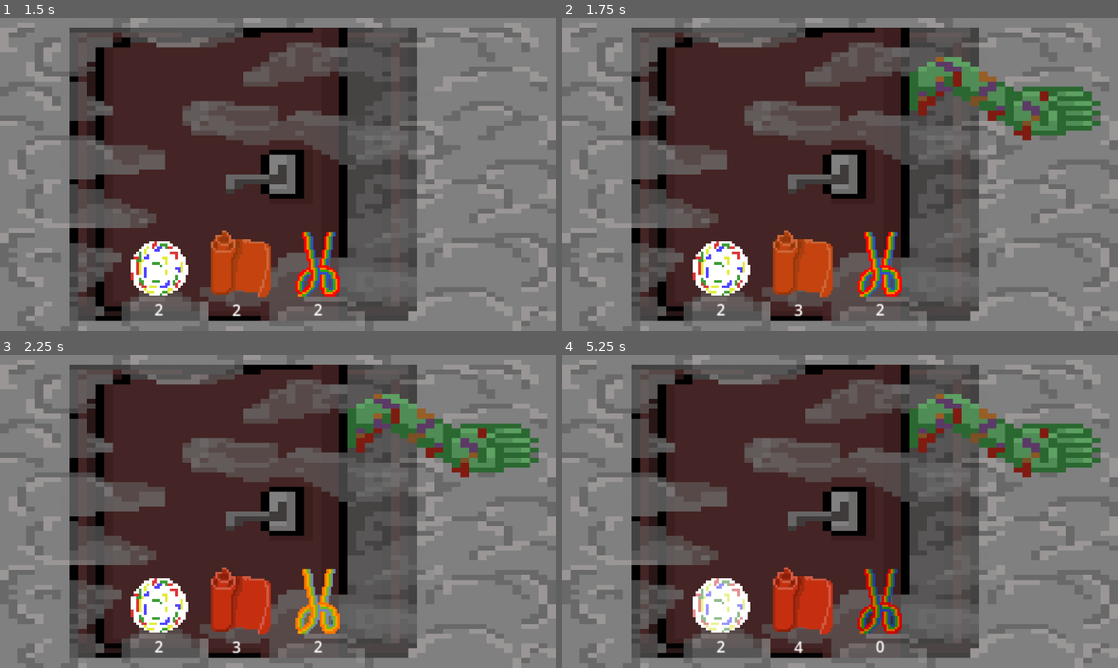
Above: before the commit, frames 1-4 (two rows, left to right).
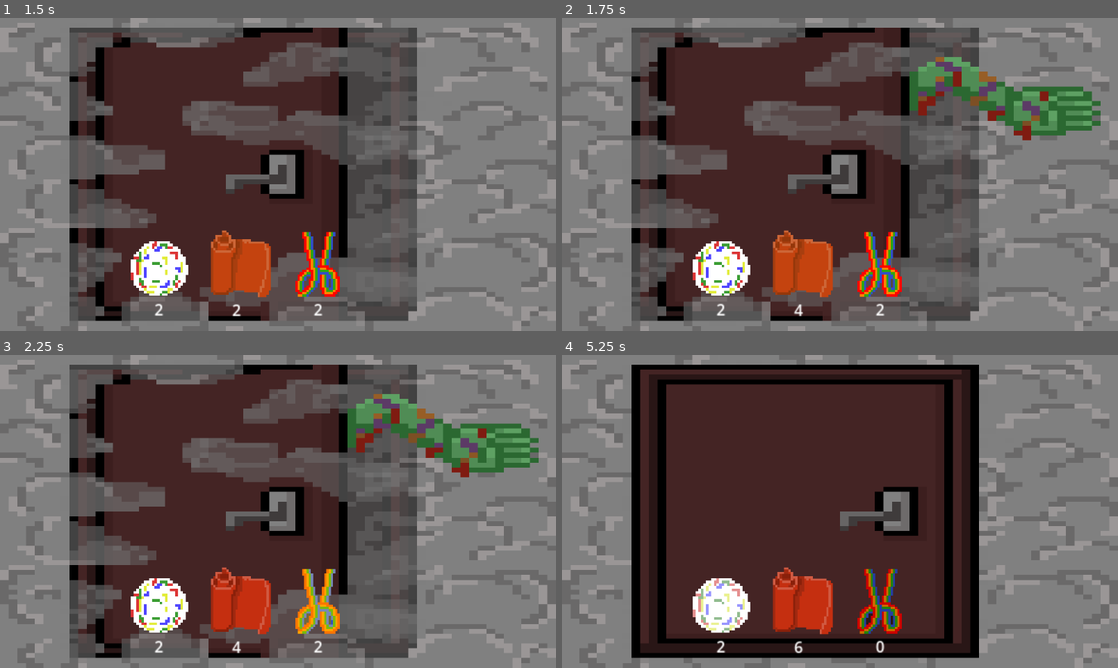
Above: after the commit, the same moments.

Repository: DepressoExpressoBoi/godot-wild-jam-masks
Game: Godot game, scene res://scenes/RockPaperScissors.tscn
Same seed, same stepped clock (60 frames per second), same inputs: the game is played once before the commit and once after it.
Inputs (mouse positions are in pixels of both pictures, inside the frame that each line leads up to):
- Up to frame 1 (1.5 s): click (155, 268) at 0.5 s; click (244, 262) at 1.25 s
- Up to frame 2 (1.75 s): no input
- Up to frame 3 (2.25 s): click (322, 599) at 2 s
- Up to frame 4 (5.25 s): click (717, 605) at 2.75 s; click (806, 599) at 3.5 s; click (884, 599) at 4.25 s; click (717, 605) at 5 s

Frame 1 is identical in both runs. In frame 2, less than 0.1% of the frame differs, in the area x 41-44%, y 91-96%; in frame 3, less than 0.1%; in frame 4, 35%, in the area x 12-97%, y 3-97%.

Commit message:
try again works correctly now

Diff:
--- a/scripts/RPSCode/Doors.gd
+++ b/scripts/RPSCode/Doors.gd
@@ -1,13 +1,7 @@
 extends Panel
 
 func _ready():
-	$Closed.visible = true
-	await get_tree().create_timer(1).timeout
-	$Closed.visible = false
-	$Open.visible = true
-	await get_tree().create_timer(1).timeout
-	$Open.visible = false
-	$"3Hands".visible = true
+	retry()
 
 func closeDoor():
 	$"3Hands".visible = false
@@ -22,3 +16,20 @@
 		$Paper.visible = true
 	if PlayRps.compChoice == 2:
 		$Scissors2.visible = true
+
+func retry():
+	$Closed.visible = true
+	await get_tree().create_timer(1).timeout
+	$Closed.visible = false
+	$Open.visible = true
+	await get_tree().create_timer(1).timeout
+	$Open.visible = false
+	$"3Hands".visible = true
+
+func compChoiceDoorClose():
+	if PlayRps.compChoice == 0:
+		$Rock.visible = false
+	if PlayRps.compChoice == 1:
+		$Paper.visible = false
+	if PlayRps.compChoice == 2:
+		$Scissors2.visible = false
--- a/scripts/RPSCode/PlayRPS.gd
+++ b/scripts/RPSCode/PlayRPS.gd
@@ -7,32 +7,37 @@
 	compChoice = randi_range(0, 2)
 	print(compChoice)
 
-
 func play():
 	if hands == 0 and compChoice == 0:
-		tryAgain()
+		return "tie"
 	elif hands == 0 and compChoice == 1:
 		lost()
 		JawBreakerCounter.JBCounter -= 1
+		return "lost"
 	elif hands == 0 and compChoice == 2:
 		won()
 		JawBreakerCounter.JBCounter += 1
+		return "won"
 	elif hands == 1 and compChoice == 0:
 		won()
 		FruitRollUpCounter.FRUCount += 1
+		return "won"
 	elif hands == 1 and compChoice == 1:
-		tryAgain()
+		return "tie"
 	elif hands == 1 and compChoice == 2:
 		lost()
 		FruitRollUpCounter.FRUCount -= 1
+		return "lost"
 	elif hands == 2 and compChoice == 0:
 		lost()
 		ScissorsCounter.SCounter -= 1
+		return "lost"
 	elif hands == 2 and compChoice == 1:
 		won()
 		ScissorsCounter.SCounter += 1
+		return "won"
 	elif hands == 2 and compChoice == 2:
-		tryAgain()
+		return "tie"
 
 func tryAgain():
 	print("Try Again")
--- a/scripts/RPSCode/fruit_roll_up_count.gd
+++ b/scripts/RPSCode/fruit_roll_up_count.gd
@@ -14,4 +14,10 @@
 	PlayRps.hands = 1
 	await doors_node.closeDoor()
 	doors_node.compChoiceDoor()
-	PlayRps.play()
+	var result = PlayRps.play()
+
+	if result == "tie":
+		await get_tree().create_timer(2).timeout
+		await doors_node.compChoiceDoorClose()
+		PlayRps.tryAgain()
+		await doors_node.retry()
--- a/scripts/RPSCode/jaw_breaker_count.gd
+++ b/scripts/RPSCode/jaw_breaker_count.gd
@@ -15,4 +15,11 @@
 	PlayRps.hands = 0
 	await doors_node.closeDoor()
 	doors_node.compChoiceDoor()
-	PlayRps.play()
+	await PlayRps.play()
+	var result = PlayRps.play()
+
+	if result == "tie":
+		await get_tree().create_timer(2).timeout
+		await doors_node.compChoiceDoorClose()
+		PlayRps.tryAgain()
+		await doors_node.retry()
--- a/scripts/RPSCode/scissors_count.gd
+++ b/scripts/RPSCode/scissors_count.gd
@@ -14,4 +14,10 @@
 	PlayRps.hands = 2
 	await doors_node.closeDoor()
 	doors_node.compChoiceDoor()
-	PlayRps.play()
+	var result = PlayRps.play()
+
+	if result == "tie":
+		await get_tree().create_timer(2).timeout
+		await doors_node.compChoiceDoorClose()
+		PlayRps.tryAgain()
+		await doors_node.retry()
